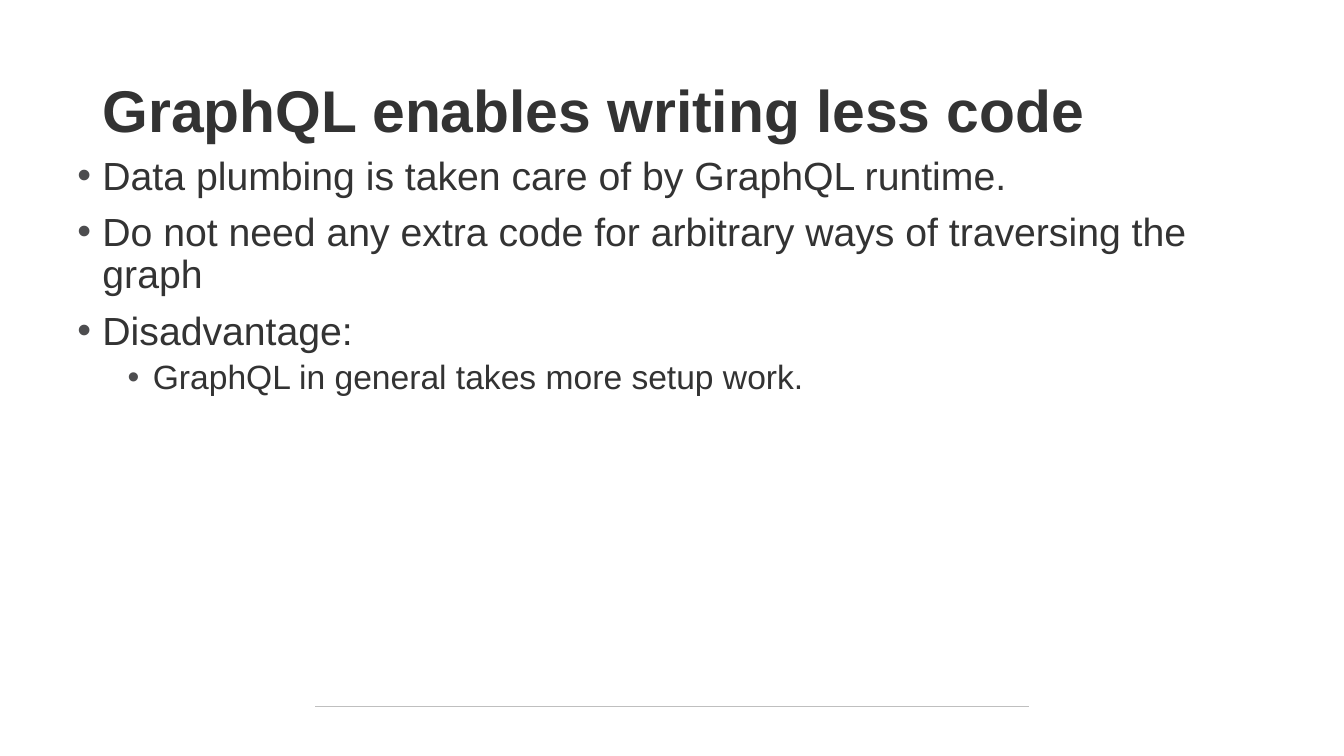
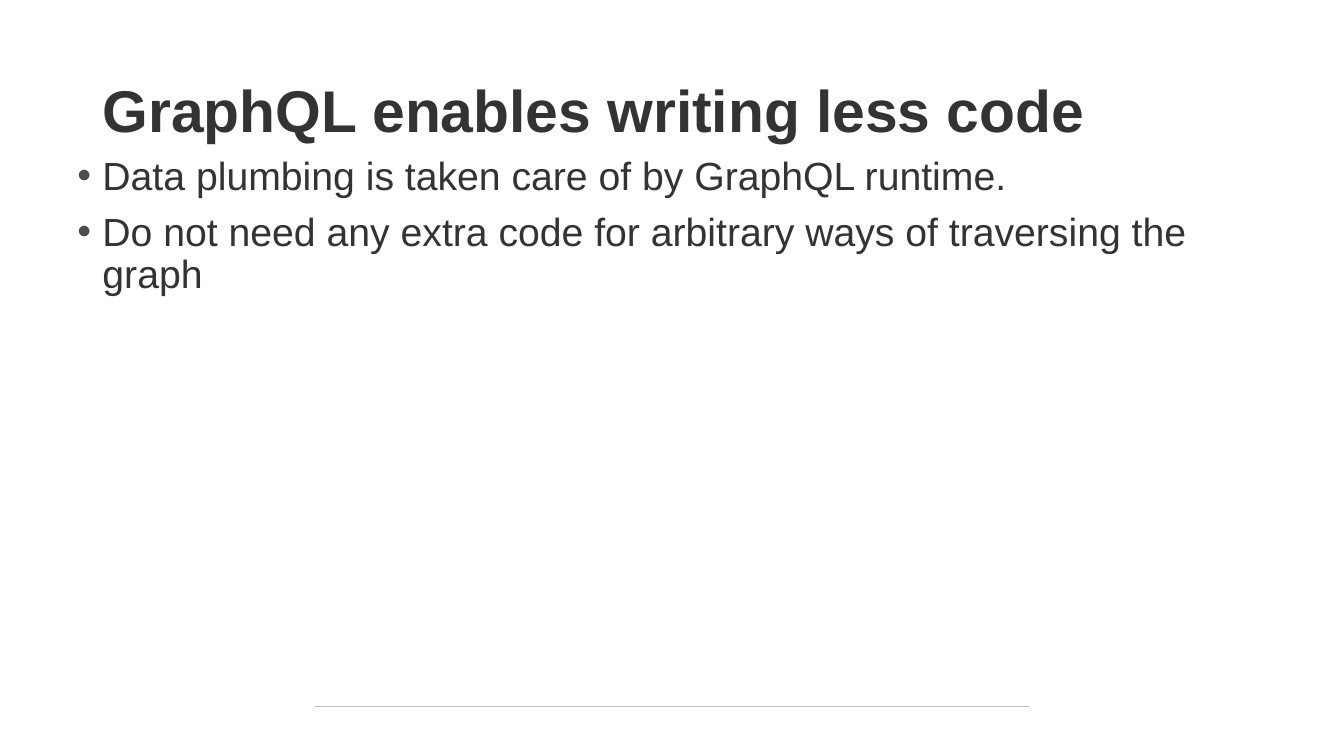
Before and after one commit to NPDSoftwareDev/graphql-presentation, a slide deck: slide 22 of graphql Introduction.pptx. Drawn at 1344x756 pixels with LibreOffice and Linux fonts; fonts in the diff are those of the drawing. Boxes give left, top, right and bottom in pixels: in the first picture for what was removed or moved away, otherwise in the second. Text is boxed around its words. In the diff, an @@ line names an element or a change of style, - is before the commit and + after.

```diff
--- a/graphql Introduction.pptx
+++ b/graphql Introduction.pptx
@@ text at (102, 316, 803, 396): paragraphs removed @@
-• Disadvantage:
-  • GraphQL in general takes more setup work.
```
Also in this commit, not shown: 3 other slides changed, 3 other files.
